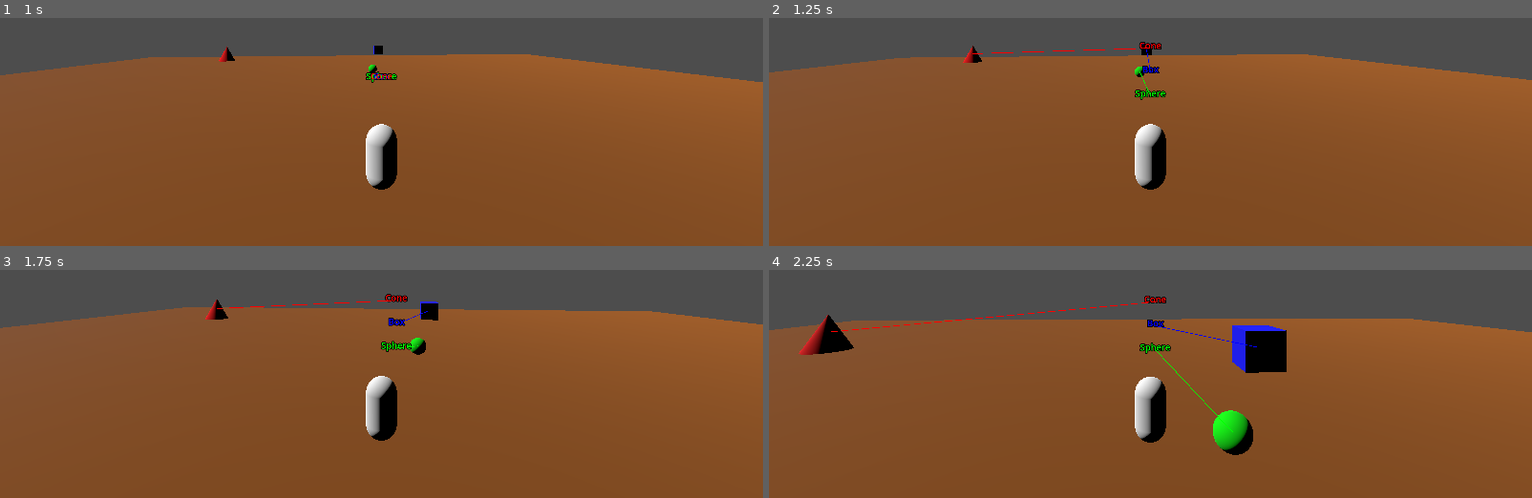
Above: before the commit, frames 1-4 (two rows, left to right).
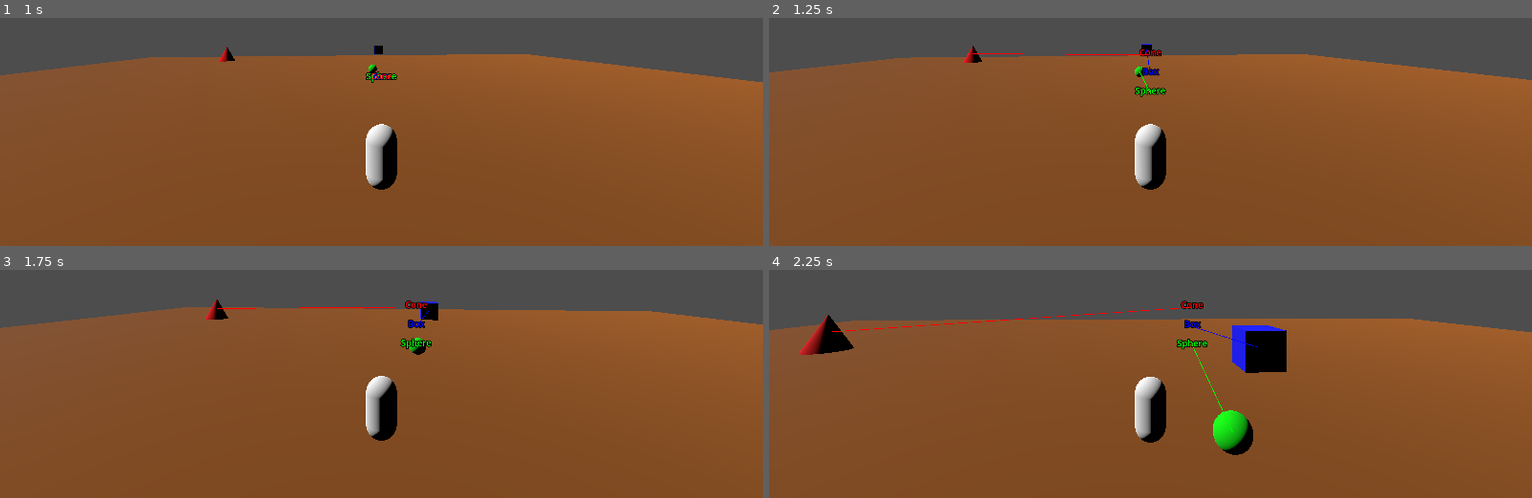
Above: after the commit, the same moments.

Repository: ImmersiveRPG/GodotSuperLabels
Game: Godot game, scene res://src/Start/start.tscn
The game is run twice, just before and just after one commit, with the same random seed, the same clock (stepped at 60 frames per second) and the same inputs.
Inputs (mouse positions are in pixels of both pictures, inside the frame that each line leads up to):
- Up to frame 1 (1 s): tap Enter (ui_accept) at 0.5, 0.77 s; move the mouse to (419, 29) at 0.52 s; hold W (up) from 0.53 s (still down)
- Up to frame 2 (1.25 s): keep holding W (up)
- Up to frame 3 (1.75 s): keep holding W (up); move the mouse to (343, 285) at 1.27 s; tap Enter (ui_accept) at 1.52 s
- Up to frame 4 (2.25 s): keep holding W (up); move the mouse to (1165, 276) at 2.02 s

Frame 1 is identical in both runs. In frame 2, 0.5% of the frame differs, in the area x 28-53%, y 10-36%; in frame 3, 0.6%; in frame 4, 0.9%, in the area x 8-64%, y 11-71%.

Commit message:
Made it so spheres can't break out of container.

Diff:
--- a/project.godot
+++ b/project.godot
@@ -41,3 +41,7 @@
 "events": [Object(InputEventKey,"resource_local_to_scene":false,"resource_name":"","device":-1,"window_id":0,"alt_pressed":false,"shift_pressed":false,"ctrl_pressed":false,"meta_pressed":false,"pressed":false,"keycode":0,"physical_keycode":83,"key_label":0,"unicode":115,"echo":false,"script":null)
 ]
 }
+
+[physics]
+
+3d/physics_engine="JoltPhysics3D"
--- a/src/Player/player.tscn
+++ b/src/Player/player.tscn
@@ -45,11 +45,10 @@
 [node name="MeshInstance3D" type="MeshInstance3D" parent="CollisionShape3D"]
 mesh = SubResource("CapsuleMesh_rqhdh")
 
-[node name="Area3D" type="RigidBody3D" parent="."]
+[node name="Area3D" type="CharacterBody3D" parent="."]
 transform = Transform3D(1, 0, 0, 0, 1, 0, 0, 0, 1, 0, 3, -3)
 collision_layer = 4
 collision_mask = 6
-freeze = true
 
 [node name="CollisionShape3D" type="CollisionShape3D" parent="Area3D"]
 transform = Transform3D(1, 0, 0, 0, 1, 0, 0, 0, 1, -10, 1, 0)
--- a/src/SuperLabel3D/super_label_3d.gd
+++ b/src/SuperLabel3D/super_label_3d.gd
@@ -47,7 +47,7 @@
 	if not Engine.is_editor_hint():
 		Global._labels.append(self)
 
-func _physics_processXXX(delta : float) -> void:
+func _physics_process(delta : float) -> void:
 	self.linear_velocity = self.linear_velocity.lerp(Vector3.ZERO, delta)
 
 func set_color(outline_color : Color, font_color : Color) -> void:
--- a/src/SuperLabel3D/super_label_3d.tscn
+++ b/src/SuperLabel3D/super_label_3d.tscn
@@ -3,13 +3,11 @@
 [ext_resource type="Script" path="res://src/SuperLabel3D/super_label_3d.gd" id="1_28kvb"]
 
 [sub_resource type="SphereShape3D" id="SphereShape3D_qhk2w"]
+radius = 0.4
 
 [node name="SuperLabel3D" type="RigidBody3D"]
 collision_layer = 2
 collision_mask = 6
-axis_lock_angular_x = true
-axis_lock_angular_y = true
-axis_lock_angular_z = true
 gravity_scale = 0.0
 script = ExtResource("1_28kvb")
 line_color = Color(1, 1, 1, 1)
